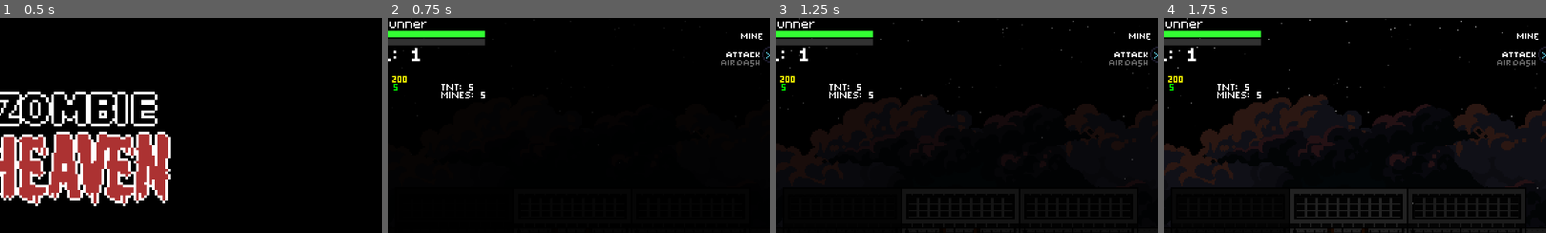
Above: before the commit, frames 1-4 (left to right).
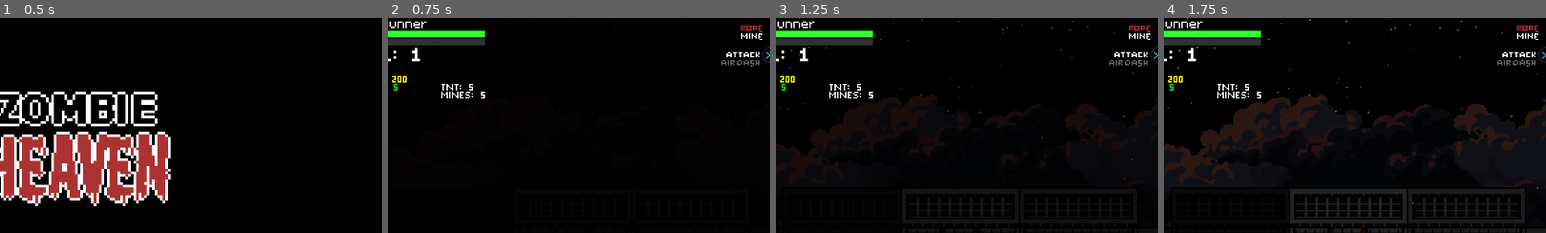
Above: after the commit, the same moments.

Repository: Tekknobot/ZombieSlug
Game: Godot game, scene res://Scenes/Titlescreen.tscn
Two runs of this game, one before a commit and one after it. Both use one fixed random seed, a clock stepped at 60 frames per second and the inputs below.
Inputs:
- Up to frame 1 (0.5 s): no input
- Up to frame 2 (0.75 s): tap Enter (ui_accept) at 0.5 s; hold Right (ui_right) from 0.53 s (still down)
- Up to frame 3 (1.25 s): keep holding Right (ui_right); tap Enter (ui_accept) at 0.77 s
- Up to frame 4 (1.75 s): release Right (ui_right) at 1.28 s; hold Down (ui_down) from 1.28 s (still down); tap Enter (ui_accept) at 1.52 s
The pictures show only the part of the screen within x 38-88%, y 3-53%; the shares and areas given below are measured in that part.

Frame 1 is identical in both runs. In frame 2, 0.1% of the frame differs, in the area x 92-98%, y 3-7%; in frame 3, 0.1%; in frame 4, 0.1%.

Commit message:
Fallback.

Diff:
--- a/Scripts/grapple_hook.gd
+++ b/Scripts/grapple_hook.gd
@@ -79,10 +79,16 @@
 		latch(last_pt, body as Node2D)
 
 func _physics_process(delta):
+	# — bail out if rope isn’t active or muzzle/player has been freed —
 	if not rope_active:
 		return
+	if not is_instance_valid(muzzle) or not is_instance_valid(player):
+		# clean up so we don’t keep crashing
+		rope_active = false
+		queue_free()
+		return
 
-	# allow “mine” to finish off a hooked zombie
+	# 0) allow “mine” to finish off a hooked zombie
 	if hook_target and Input.is_action_just_pressed("mine"):
 		if hook_target.has_method("take_damage"):
 			hook_target.take_damage(player.mine_damage)
@@ -102,7 +108,7 @@
 
 	# 3) pin end
 	var last_idx = points.size() - 1
-	if hook_target:
+	if hook_target and is_instance_valid(hook_target):
 		points[last_idx] = hook_target.global_position + latch_offset
 	elif not dangling:
 		points[last_idx] = hook_pos
Binary file changed: UI/buttons.png
